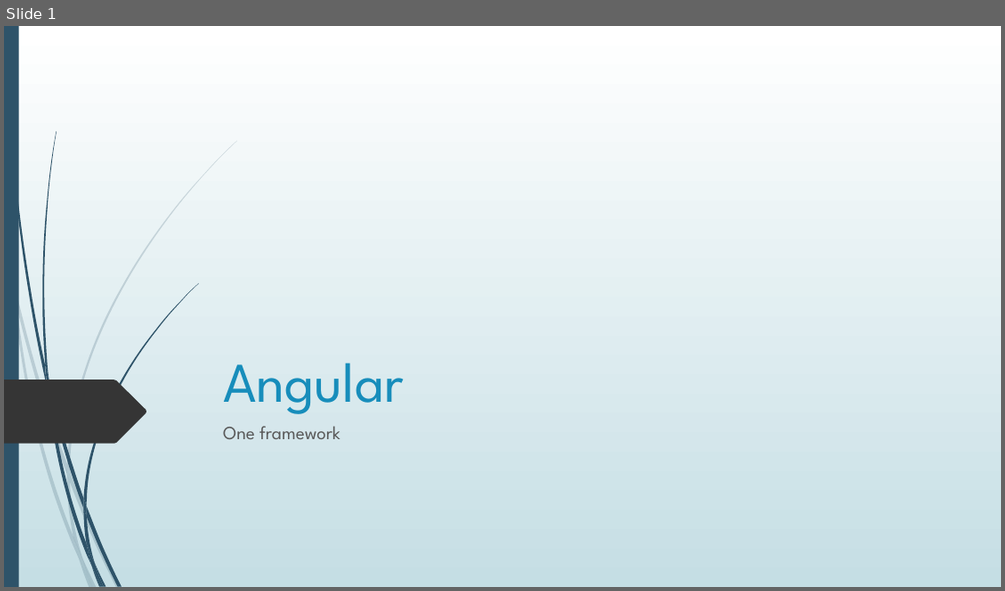
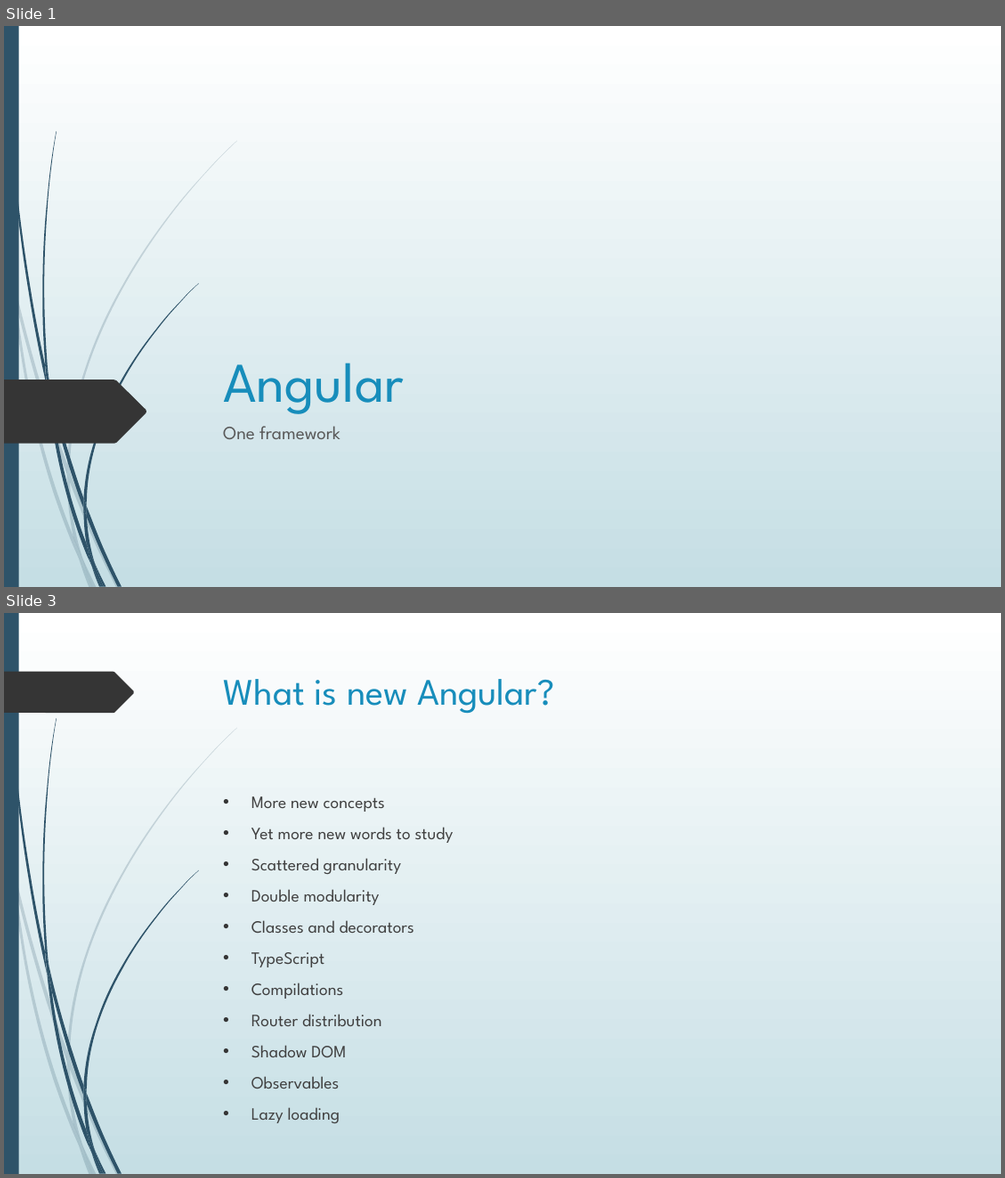
Before and after one commit to Mishurin/frontend-examples, a slide deck: angular/Angular.pptx. Shown one above the other, each under a label of ours: slide 1 before the commit, slides 1 and 3 after it; the slides between them are not shown. The pictures are 1005x591 and 1005x1178 pixels, drawn with LibreOffice and Linux fonts; fonts in the diff are those of the drawing. Boxes give left, top, right and bottom in pixels: in the first picture for what was removed or moved away, otherwise in the second. Text is boxed around its words. In the diff, an @@ line names an element or a change of style, - is before the commit and + after.

Commit message:
Added angular1 and components.

```diff
--- a/angular/Angular.pptx
+++ b/angular/Angular.pptx
@@ slide 3 added at box(4, 613, 1001, 1174), background gradient #FFFFFF to #C5DEE5; not listed: 23 template elements that a slide beside it also shows @@
@@ freeform shape added at box(4, 672, 134, 713), fill #353535 @@
@@ title added at box(224, 679, 555, 714), 36 pt, text #178DBB @@
+What is new Angular?
@@ text added at box(251, 796, 453, 1088), 16.6 pt, text #404040 @@
+• More new concepts
+• Yet more new words to study
+• Scattered granularity
+• Double modularity
+• Classes and decorators
+• TypeScript
+• Compilations
+• Router distribution
+• Shadow DOM
+• Observables
+• Lazy loading
```
Also in this commit, not shown: 1 slide changed, 5 other slides added, 9 other files.
